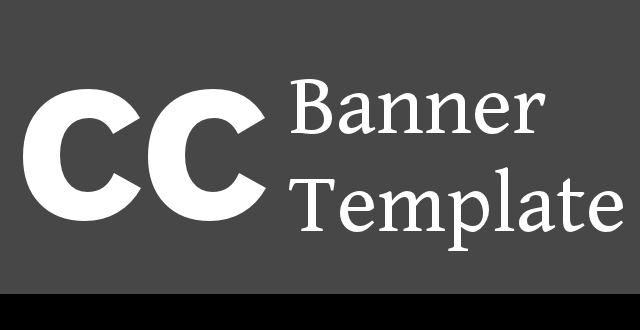
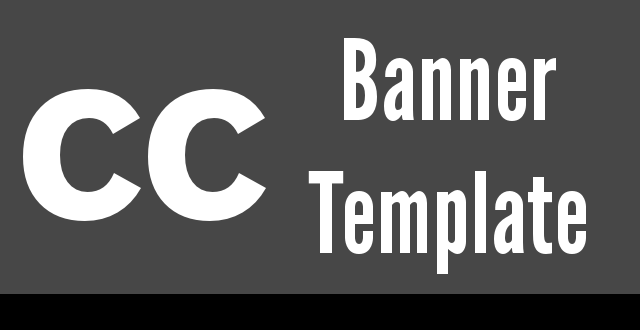
Before/after of a w=640, h=330 layered artwork. What changed in the layer stack:
painted on "Banner ..." over box(289, 38, 623, 274)
